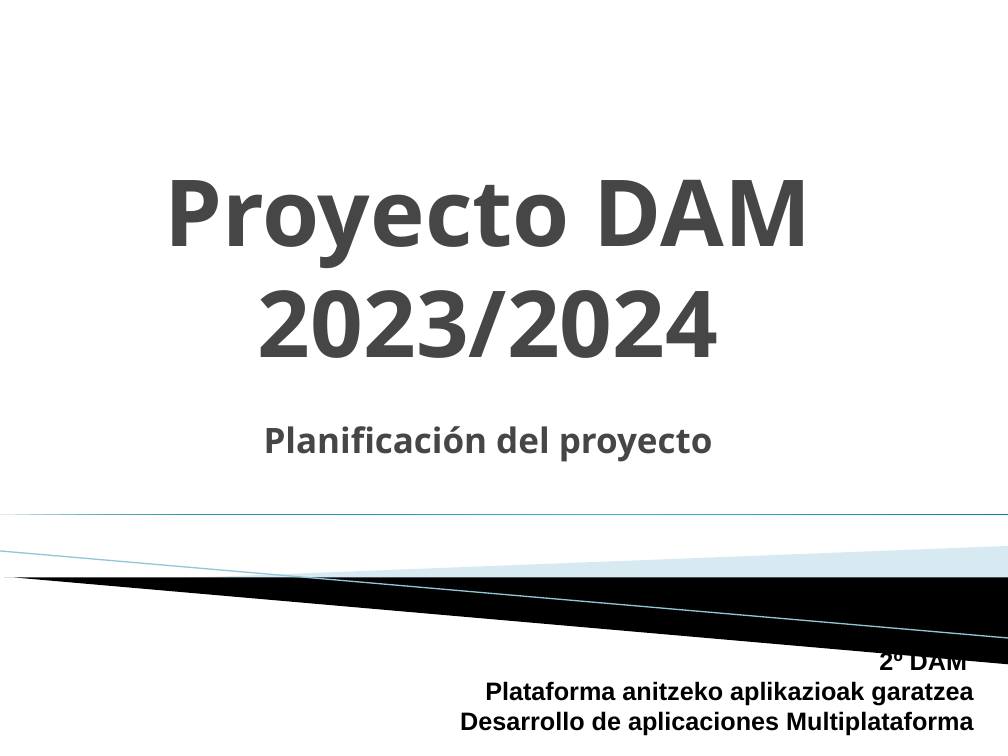
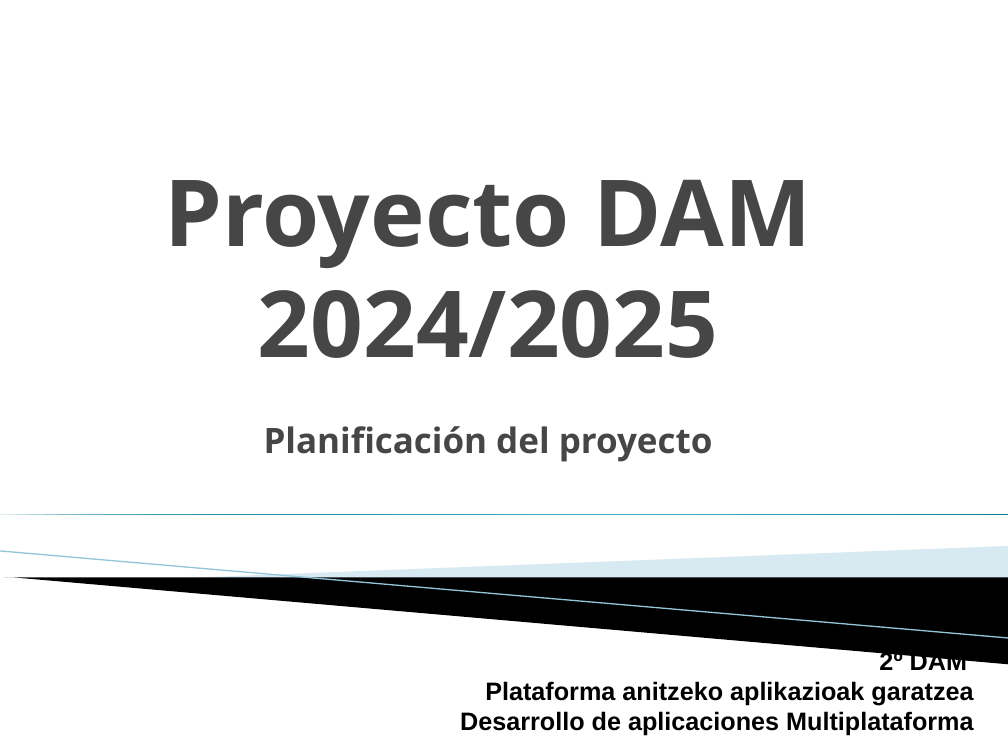
Before and after one commit to borjasaizbustamante/Proyecto-2DAM, a slide deck: slide 1 of Temario/UD03-Planificación del proyecto - Detalles.pptx. Drawn at 1008x756 pixels with LibreOffice and Linux fonts; fonts in the diff are those of the drawing; background and template pictures are left out. Boxes give left, top, right and bottom in pixels: in the first picture for what was removed or moved away, otherwise in the second. Text is boxed around its words. In the diff, an @@ line names an element or a change of style, - is before the commit and + after.

```diff
--- a/Temario/UD03-Planificación del proyecto - Detalles.pptx
+++ b/Temario/UD03-Planificación del proyecto - Detalles.pptx
@@ title at (165,179,811,462): text changed @@
-Proyecto DAM
-2023/2024
-Planificación del proyecto
+Proyecto DAM
+2024/2025
+Planificación del proyecto
```
Also in this commit, not shown: 3 other slides changed, 5 other files.
